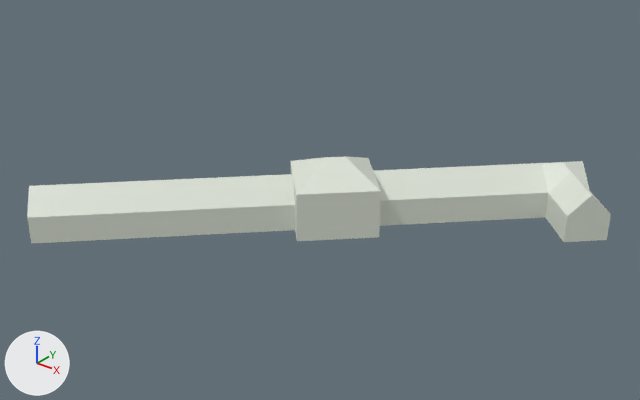
Before and after pictures for a commit that changed the glTF model public/raw/ten/ten.gltf.
Camera for both pictures: a 50 mm camera at (3.59, -5.32, 3.19) aimed at (-0.25, -0.52, 0.21). Lighting does not change. The marker at lower left points along +X, +Y and +Z. Where no turn or scale is listed for an object, it has been applied to the vertices. Vertices at the same position are counted once.
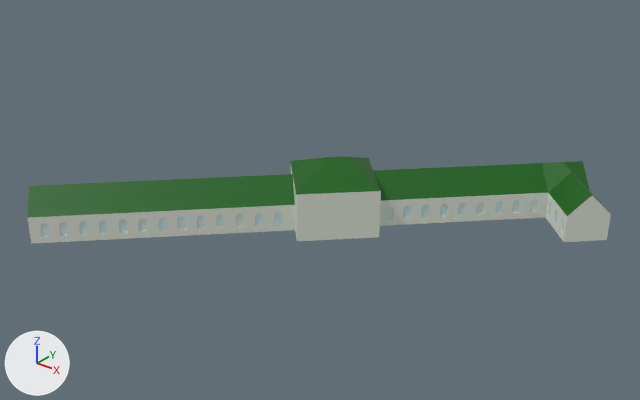
Changed parts and their boxes (x1, y1, x2, y2) in the pictures (640 x 400 px):
part 1 of me_cube_021, added
    after: (27, 205, 282, 244)
part 2 of me_cube_021, added
    after: (380, 193, 567, 242)
part 3 of me_cube_021, recoloured (white to green)
    both: (27, 156, 608, 218)

The edits, one by one:
Material 'Материал.002' (mat_материал_002) is new.
Its base color is (0.641, 0.8, 0.8) (white #d1e7e7).
Its roughness is 0.0.
Material 'Material.001' (mat_material_001) is new.
Its base color is (0.00091, 0.114, 0.0) (dark green #035f00).
me_cube_021 is used by ob_cube_017; location (0.0, 0.0, 0.111).
me_cube_021 had 1202 vertices, 2400 faces and spanned x -2.03..1.6, y -2.11..1.21, z -0.11..0.44.
me_cube_021 now has 4636 vertices, 9264 faces and spans x -2.03..1.6, y -2.11..1.21, z -0.11..0.44.
me_cube_021 part 1: 1781 vertices added at x -1.69..-0.41, y -2.05..-0.78, z -0.05..0.06.
me_cube_021 part 2: 1653 vertices added at x 0.15..1.34, y -0.22..0.67, z -0.05..0.06.
me_cube_021 part 3: 70 faces spanning x -2.03..1.6, y -2.11..1.21, z 0.11..0.44 switch from mat_material (white #e1e7db) to mat_material_001 (dark green #035f00).
me_cube_021 now uses material mat_материал_002 (white #d1e7e7).
